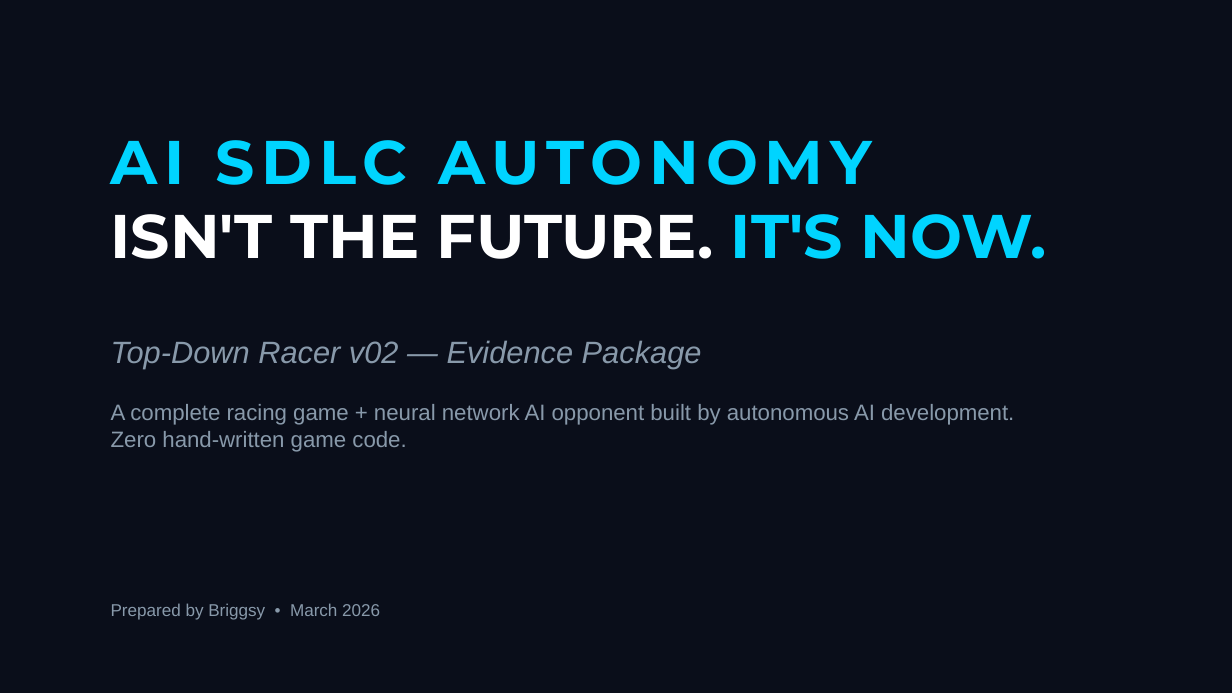
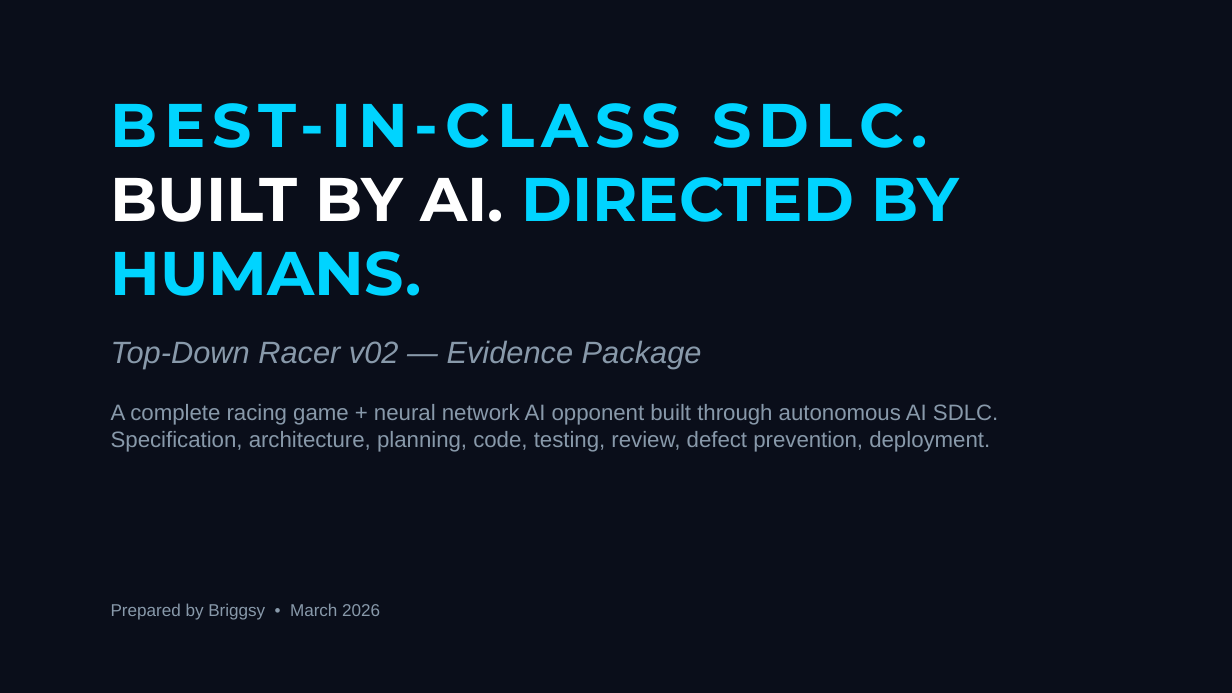
Before and after one commit to mbriggsy/ai-learning-journey, a slide deck: slide 1 of projects/top-down-racer-02/docs/summary/AI-Autonomy-Executive-Deck.pptx. Drawn at 1232x693 pixels with LibreOffice and Linux fonts; fonts in the diff are those of the drawing. Boxes give left, top, right and bottom in pixels: in the first picture for what was removed or moved away, otherwise in the second. Text is boxed around its words. In the diff, an @@ line names an element or a change of style, - is before the commit and + after.

Commit message:
docs: update README and AI Autonomy Executive Deck

```diff
--- a/projects/top-down-racer-02/docs/summary/AI-Autonomy-Executive-Deck.pptx
+++ b/projects/top-down-racer-02/docs/summary/AI-Autonomy-Executive-Deck.pptx
@@ text at box(111, 177, 960, 296): text changed @@
-AI SDLC AUTONOMY
-ISN'T THE FUTURE. IT'S NOW.
+BEST-IN-CLASS SDLC.
+BUILT BY AI. DIRECTED BY HUMANS.
@@ text at box(111, 404, 998, 452): text changed @@
-A complete racing game + neural network AI opponent built by autonomous AI development.
-Zero hand-written game code.
+A complete racing game + neural network AI opponent built through autonomous AI SDLC.
+Specification, architecture, planning, code, testing, review, defect prevention, deployment.
```
Also in this commit, not shown: 2 other slides changed, 1 slide added, 1 slide removed, 1 other file.
